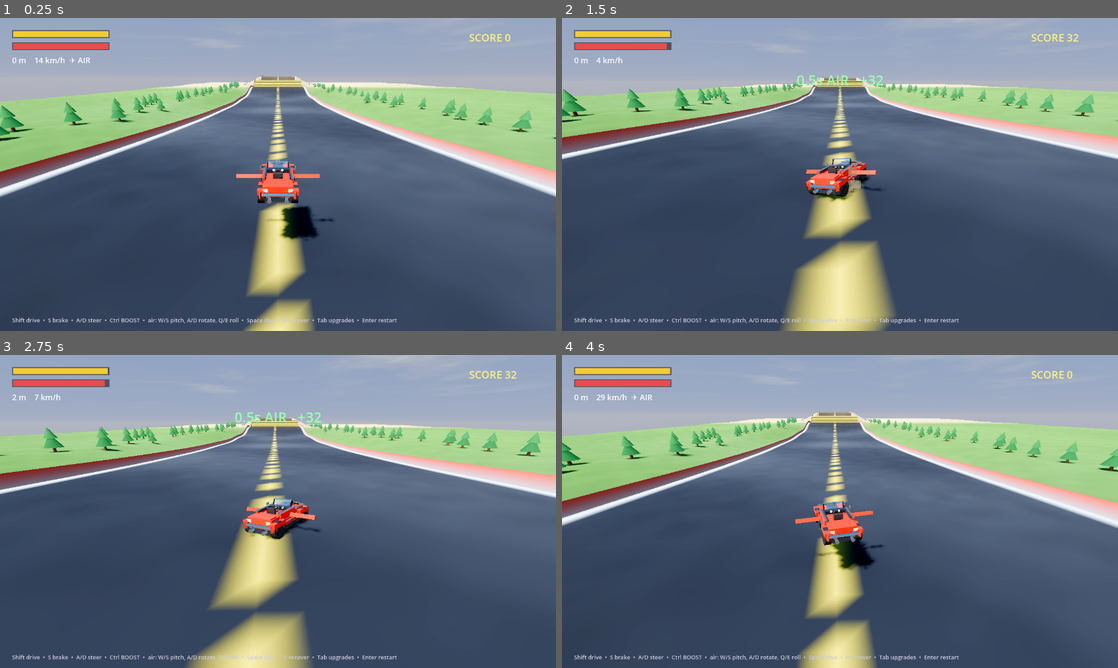
Above: before the commit, frames 1-4 (two rows, left to right).
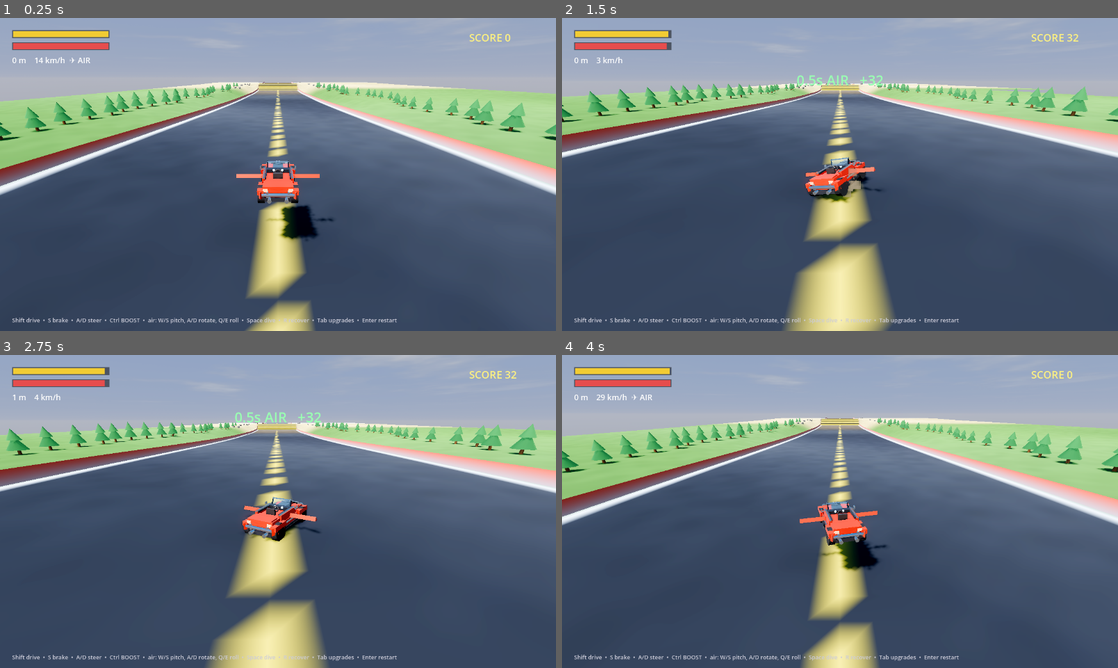
Above: after the commit, the same moments.

Repository: MilkManManiac/HillClimbRacer
Game: Godot game, scene res://scenes/HillClimb.tscn
Two runs of this game, one before a commit and one after it. Both use one fixed random seed, a clock stepped at 60 frames per second and the inputs below.
Inputs (mouse positions are in pixels of both pictures, inside the frame that each line leads up to):
- Up to frame 1 (0.25 s): no input
- Up to frame 2 (1.5 s): tap Enter at 0.5 s; move the mouse to (962, 158) at 0.52 s; hold D (turn_right) 0.53-1.25 s; tap E (speak) at 0.6 s; click (962, 158) at 0.67 s; tap Space at 0.77, 1.07 s; drag from (728, 190) to (812, 237) at 1.27 s
- Up to frame 3 (2.75 s): move the mouse to (333, 442) at 2.02 s; hold D (turn_right) from 2.03 s (still down); hold Q from 2.03 s (still down)
- Up to frame 4 (4 s): release D (turn_right) at 2.75 s; release Q at 2.75 s; drag from (812, 574) to (673, 464) at 2.77 s; move the mouse to (1006, 558) at 3.52 s; hold A (turn_left) from 3.53 s (still down); tap Enter at 3.6 s; tap Space at 3.77 s

The runs differ from the first frame. In frame 1, 8.8% of the frame differs, in the area x 0-100%, y 18-100%; in frame 2, 8.9%; in frame 3, 15%, in the area x 0-100%, y 4-100%; in frame 4, 11%.

Commit message:
HC: pricier/faster-scaling economy, split fuel (capacity+economy), progressive gap schedule
- Costs ~2.2x higher, multiplier 1.6->1.9 so tiers ramp hard
- Stock fuel slashed (max_fuel 220->70); two upgrades now: Fuel Tank (capacity)
  and Fuel Economy (new fuel_eff burn multiplier on the car, -12%/lvl, floor 0.28)
- Gaps: progressive schedule (spacing widens +110m/gap so pits get rarer further
  out), first pit 300->360m, voids start wider and grow faster (34 base, +8/idx, cap 120)

Co-Authored-By: Claude Opus 4.8 (1M context) <noreply@anthropic.com>

Diff:
--- a/scripts/hc/HCCar.gd
+++ b/scripts/hc/HCCar.gd
@@ -32,6 +32,7 @@
 @export var air_roll_torque: float = 9.0
 @export var air_yaw_torque: float = 6.0
 @export var max_fuel: float = 600.0   # generous for the feel/air sandbox (tune later)
+@export var fuel_eff: float = 1.0     # burn multiplier (1.0 = stock; Efficiency upgrade lowers it)
 @export var max_health: float = 100.0
 @export var road_half: float = 14.0   # land outside this (jumped the rail) -> crash
 @export var land_damage_speed: float = 12.0  # vertical impact speed before damage starts
@@ -148,7 +149,7 @@
 	var diving := Input.is_key_pressed(KEY_SPACE) and fuel > 0.0
 	if diving:
 		apply_central_force(Vector3.DOWN * dive_force * mass)
-		fuel -= delta * 9.0   # the drop costs fuel
+		fuel -= delta * 9.0 * fuel_eff   # the drop costs fuel
 
 	# --- rocket BOOST (hold Ctrl): thrust along the nose, burns fuel fast ---
 	# works on the ground (launch speed) AND in the air (push the nose forward
@@ -156,7 +157,7 @@
 	boosting = Input.is_key_pressed(KEY_CTRL) and boost_force > 0.0 and fuel > 0.0
 	if boosting:
 		apply_central_force(fwd * boost_force)
-		fuel -= delta * 45.0   # rockets CHUG fuel — short bursts only
+		fuel -= delta * 45.0 * fuel_eff   # rockets CHUG fuel — short bursts only
 	_update_flames(boosting)
 
 	# gas pedal = Left Shift (W also drives on the ground); brake = S; A/D steer/roll
@@ -171,7 +172,7 @@
 		# drive / brake (fuel-gated)
 		if fuel > 0.0 and drive > 0.01 and fwd_speed < max_speed:
 			apply_central_force(fwd * drive * engine_force)
-			fuel -= delta * (1.1 + drive * 3.0)
+			fuel -= delta * (2.6 + drive * 7.0) * fuel_eff   # thirsty — fuel pressure forces upgrades
 		elif braking > 0.01:
 			if fwd_speed > 0.5:
 				apply_central_force(-fwd * brake_force * braking)
@@ -179,7 +180,7 @@
 				apply_central_force(fwd * -braking * engine_force * 0.4)
 		else:
 			apply_central_force(-fwd * fwd_speed * 0.04 * mass * 0.02)   # tiny coast drag, keeps momentum
-		fuel -= delta * 0.35   # idle burn
+		fuel -= delta * 0.9 * fuel_eff   # idle burn
 		# smoothed steering (slower response than raw input)
 		_steer = lerpf(_steer, steer_in, 1.0 - exp(-steer_rate * delta))
 		var k: float = clamp(speed / max_speed, 0.0, 1.0)
--- a/scripts/hc/HCMain.gd
+++ b/scripts/hc/HCMain.gd
@@ -22,11 +22,12 @@
 var _trick_lbl: Label
 
 # --- economy / upgrades ------------------------------------------------------
-const UP_KEYS := ["engine", "fuel", "suspension", "wheels", "wings", "ailerons", "dive", "rockets", "stretch", "wide"]
-const UP_NAME := {"engine": "Engine", "fuel": "Fuel Tank", "suspension": "Suspension", "wheels": "Bigger Wheels", "wings": "Wings", "ailerons": "Ailerons", "dive": "Dive Power", "rockets": "Rockets", "stretch": "Stretch (Limo)", "wide": "Wide Stance"}
+const UP_KEYS := ["engine", "fuel", "fueleff", "suspension", "wheels", "wings", "ailerons", "dive", "rockets", "stretch", "wide"]
+const UP_NAME := {"engine": "Engine", "fuel": "Fuel Tank", "fueleff": "Fuel Economy", "suspension": "Suspension", "wheels": "Bigger Wheels", "wings": "Wings", "ailerons": "Ailerons", "dive": "Dive Power", "rockets": "Rockets", "stretch": "Stretch (Limo)", "wide": "Wide Stance"}
 const UP_DESC := {
 	"engine": "More power & higher top speed",
-	"fuel": "Bigger tank + visible jerry cans",
+	"fuel": "Bigger tank — more total fuel",
+	"fueleff": "Burns fuel slower (better mileage)",
 	"suspension": "Roll cage, armor (+HP), softer landings",
 	"wheels": "Taller wheels, more ground clearance",
 	"wings": "Lift = more air time off jumps",
@@ -36,13 +37,13 @@
 	"stretch": "Limo: longer wheelbase, lazier turns",
 	"wide": "Wider stance, harder to roll over",
 }
-const UP_BASECOST := {"engine": 140, "fuel": 110, "suspension": 150, "wheels": 120, "wings": 170, "ailerons": 150, "dive": 130, "rockets": 190, "stretch": 160, "wide": 140}
-const UP_COSTMULT := 1.6   # each level costs 1.6x the last
+const UP_BASECOST := {"engine": 320, "fuel": 260, "fueleff": 240, "suspension": 340, "wheels": 280, "wings": 380, "ailerons": 340, "dive": 300, "rockets": 420, "stretch": 360, "wide": 320}
+const UP_COSTMULT := 1.9   # each level costs 1.9x the last — costs ramp hard
 const UP_MAX := 6
 const MONEY_PER_M := 1.0    # money earned = metres travelled down the track
 var money: int = 0
 var _last_earned: int = 0
-var _levels := {"engine": 0, "fuel": 0, "suspension": 0, "wheels": 0, "wings": 0, "ailerons": 0, "dive": 0, "rockets": 0, "stretch": 0, "wide": 0}
+var _levels := {"engine": 0, "fuel": 0, "fueleff": 0, "suspension": 0, "wheels": 0, "wings": 0, "ailerons": 0, "dive": 0, "rockets": 0, "stretch": 0, "wide": 0}
 var _was_dead := false
 var _respawning := false
 var _shake := 0.0           # camera shake magnitude (decays)
@@ -205,8 +206,10 @@
 	_car.set("max_speed", 30.0 + _levels.engine * 15.0)
 	if _car.has_method("apply_engine"):
 		_car.call("apply_engine", _levels.engine)
-	# fuel is the run timer again — tight so it actually matters (gaps refill a bit)
-	_car.set("max_fuel", 220.0 + _levels.fuel * 110.0)
+	# fuel is the run timer — VERY low stock so you can barely move; two upgrades fix it:
+	#   Fuel Tank = capacity, Fuel Economy = slower burn (multiplier dropped here)
+	_car.set("max_fuel", 70.0 + _levels.fuel * 95.0)
+	_car.set("fuel_eff", maxf(1.0 - _levels.fueleff * 0.12, 0.28))
 	# hard landings hurt sooner unless you buy Suspension/Wheels
 	_car.set("land_damage_speed", 9.0 + _levels.suspension * 5.0 + _levels.wheels * 2.0)
 	# Bigger Wheels: more ride height + larger wheels (clearance over bumps)
--- a/scripts/hc/HCTerrain.gd
+++ b/scripts/hc/HCTerrain.gd
@@ -12,7 +12,7 @@
 const BEHIND := 2
 
 @export var base_amp: float = 3.0
-@export var max_amp: float = 28.0            # lower hills (long flowing jumps, not tall walls)
+@export var max_amp: float = 20.0            # gentler peaks so slopes stay shallow (long jumps)
 @export var ramp_dist: float = 450.0
 @export var road_half_width: float = 28.0    # road twice as wide
 @export var edge_falloff: float = 18.0       # how fast hills fade to flat off the road
@@ -20,11 +20,12 @@
 @export var rail_height: float = 1.6
 
 # --- gap / checkpoint schedule (jump the hole or fall in) --------------------
-@export var gap_start_dist: float = 300.0    # pure hills before this; first gap here
-@export var gap_spacing: float = 230.0       # distance between gap centers
-@export var gap_base_width: float = 30.0     # void width at the first gap
-@export var gap_grow: float = 5.0            # +void width per gap index
-@export var gap_max_width: float = 88.0
+@export var gap_start_dist: float = 360.0    # pure hills before this; first gap here
+@export var gap_spacing: float = 340.0       # distance to the SECOND gap (base spacing)
+@export var gap_spacing_grow: float = 110.0  # +distance to each next gap (pits get rarer the further you go)
+@export var gap_base_width: float = 34.0     # void width at the first gap
+@export var gap_grow: float = 8.0            # +void width per gap index (harder to clear over distance)
+@export var gap_max_width: float = 120.0
 @export var ramp_len: float = 26.0           # launch-ramp run-up length (telegraph)
 @export var ramp_rise: float = 8.0           # how high the lip kicks the nose
 @export var land_len: float = 36.0           # flat landing platform past the void
@@ -42,11 +43,7 @@
 var _done_mutex := Mutex.new()
 
 func _ready() -> void:
-	_noise.seed = 1234
-	_noise.noise_type = FastNoiseLite.TYPE_SIMPLEX_SMOOTH
-	_noise.fractal_type = FastNoiseLite.FRACTAL_FBM
-	_noise.frequency = 0.005
-	_noise.fractal_octaves = 2
+	_noise = _new_noise()   # single source of truth (workers use the same config)
 
 func set_target(t: Node3D) -> void:
 	_target = t
@@ -59,8 +56,9 @@
 	n.seed = 1234
 	n.noise_type = FastNoiseLite.TYPE_SIMPLEX_SMOOTH
 	n.fractal_type = FastNoiseLite.FRACTAL_FBM
-	n.frequency = 0.005
+	n.frequency = 0.0026   # long-wavelength = gradual slopes for long flowing jumps
 	n.fractal_octaves = 2
+	n.fractal_gain = 0.4   # less high-frequency detail = smoother crests
 	return n
 
 ## Rolling-hills base height (road center high, sides flat). No gaps.
@@ -83,12 +81,23 @@
 	var d: float = -z
 	if d < gap_start_dist - gap_spacing * 0.5:
 		return {}
-	# nearest gap center, so a gap's ramp (nearer) and landing (farther) both
-	# resolve to the SAME gap index instead of splitting across schedule cells.
-	var idx: int = int(round((d - gap_start_dist) / gap_spacing))
+	# Progressive schedule: the gap-to-gap spacing widens by gap_spacing_grow each
+	# index, so pits get RARER the further you travel. That makes
+	#   center_d(i) = start + base*i + grow*i*(i-1)/2   (quadratic in i).
+	# Invert that quadratic to find the nearest gap index for this z, then round so
+	# a gap's ramp (nearer) and landing (farther) resolve to the SAME index.
+	var rel: float = d - gap_start_dist
+	var idx: int
+	var a: float = gap_spacing_grow * 0.5
+	if a > 0.0001:
+		var b: float = gap_spacing - a
+		var disc: float = b * b + 4.0 * a * rel
+		idx = int(round((-b + sqrt(maxf(disc, 0.0))) / (2.0 * a)))
+	else:
+		idx = int(round(rel / gap_spacing))
 	if idx < 0:
 		return {}
-	var center_d: float = gap_start_dist + float(idx) * gap_spacing
+	var center_d: float = gap_start_dist + gap_spacing * float(idx) + gap_spacing_grow * float(idx) * float(idx - 1) * 0.5
 	var void_w: float = minf(gap_base_width + float(idx) * gap_grow, gap_max_width)
 	var center_z: float = -center_d
 	var lip_z: float = center_z + void_w * 0.5
